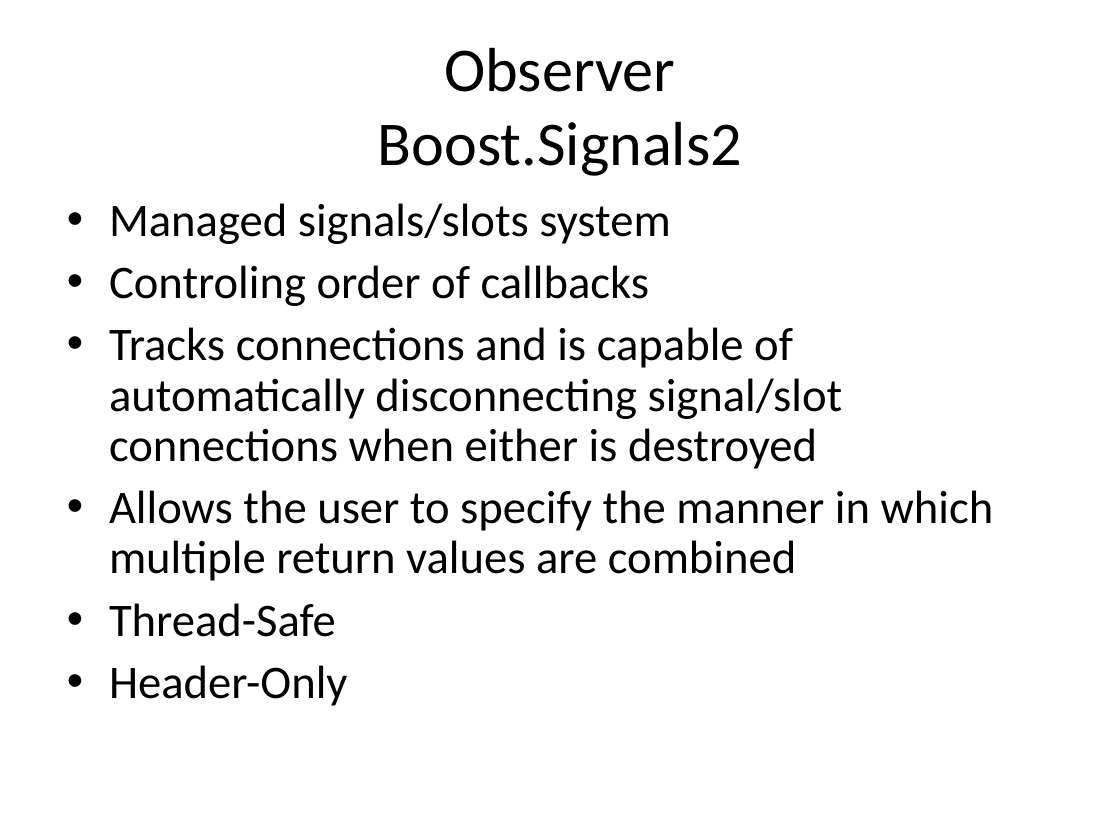
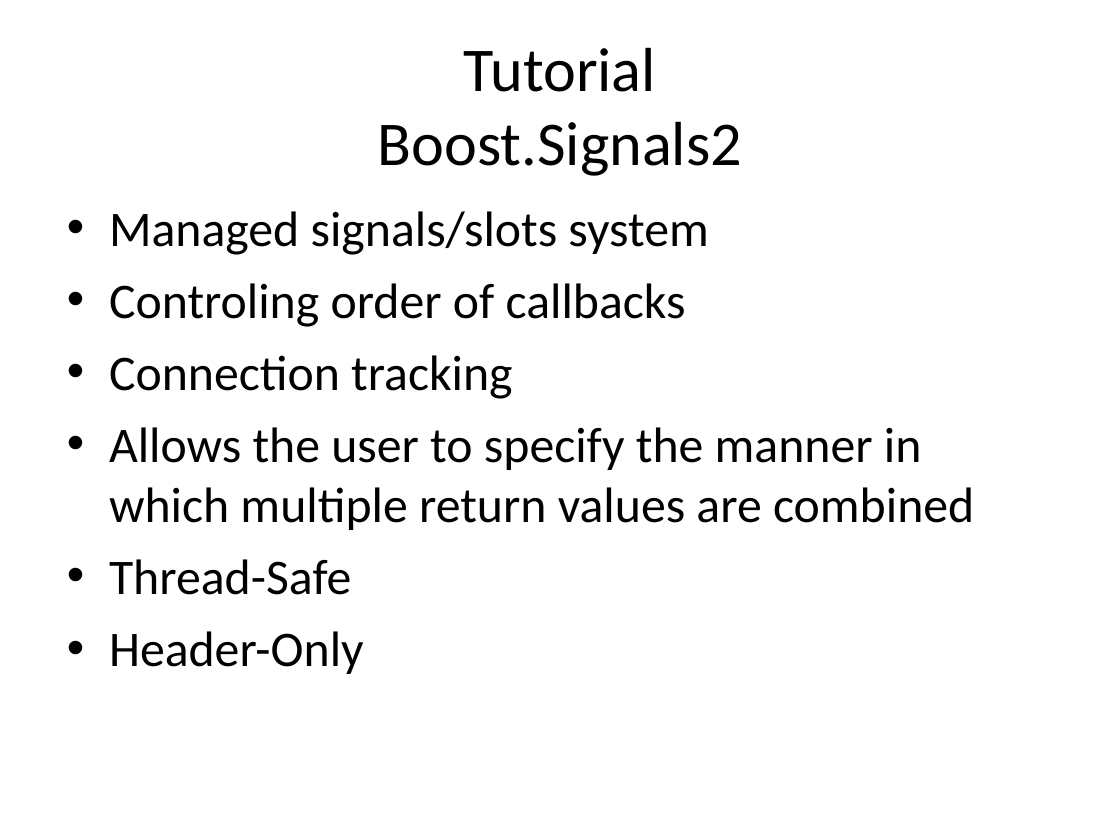
Before and after one commit to kamyu104/GofPatterns, a slide deck: slide 48 of Effective patterns.ppt. Drawn at 1120x840 pixels with LibreOffice and Linux fonts; fonts in the diff are those of the drawing. Boxes give left, top, right and bottom in pixels: in the first picture for what was removed or moved away, otherwise in the second. Text is boxed around its words. In the diff, an @@ line names an element or a change of style, - is before the commit and + after.

Commit message:
added boost signals tutorial

```diff
--- a/Effective patterns.ppt
+++ b/Effective patterns.ppt
@@ title at (x1=378, y1=47, x2=742, y2=176): text changed @@
-Observer
-Boost.Signals2
+Tutorial
+Boost.Signals2
@@ text at (x1=109, y1=211, x2=974, y2=674): size 30 to 32 pt in "Managed signals/slots system", "Controling order of callbacks", "Allows the user to specify the manner ...", "Thread-Safe" and 1 more places; line spacing 0.9 to 1 @@
@@ text at (x1=109, y1=355, x2=512, y2=399): text changed; size 30 to 32 pt @@
-• Tracks connections and is capable of automatically disconnecting signal/slot connections when either is destroyed
+• Connection tracking
```
Also in this commit, not shown: 2 other slides changed, 7 slides added, 3 slides removed, 2 other files.
